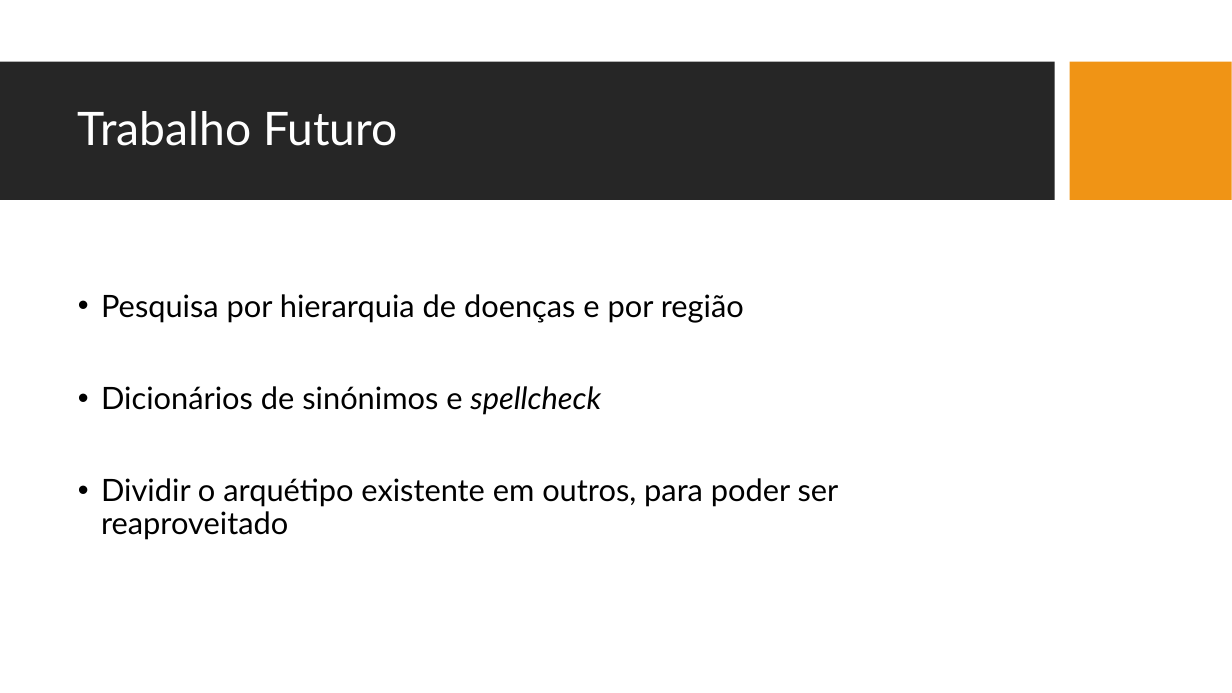
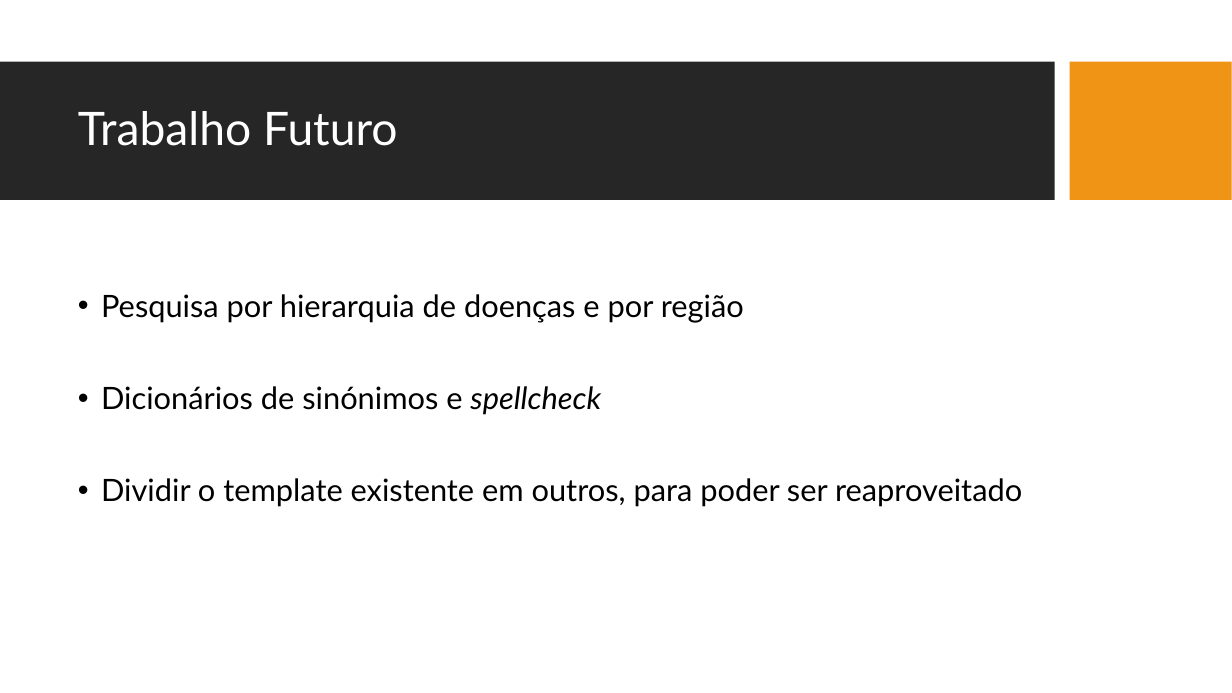
Before and after one commit to JDSBCC/Indexacao-de-Documentos-Clinicos, a slide deck: slide 25 of Dissertacao/4. Defesa da dissertação.pptx. Drawn at 1232x693 pixels with LibreOffice and Linux fonts; fonts in the diff are those of the drawing; background and template pictures are left out. Boxes give left, top, right and bottom in pixels: in the first picture for what was removed or moved away, otherwise in the second. Text is boxed around its words. In the diff, an @@ line names an element or a change of style, - is before the commit and + after.

```diff
--- a/Dissertacao/4. Defesa da dissertação.pptx
+++ b/Dissertacao/4. Defesa da dissertação.pptx
@@ text at [101, 478, 1022, 507]: text changed @@
-• Dividir o arquétipo existente em outros, para poder ser reaproveitado
+• Dividir o template existente em outros, para poder ser reaproveitado
```
Also in this commit, not shown: 3 other slides changed, 27 other files.
